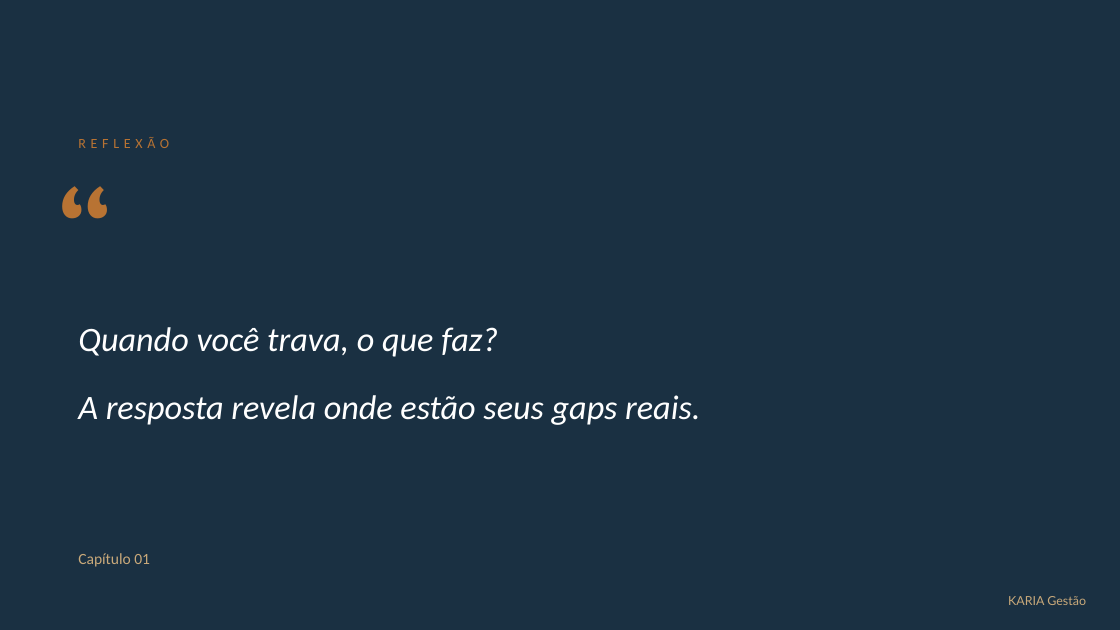
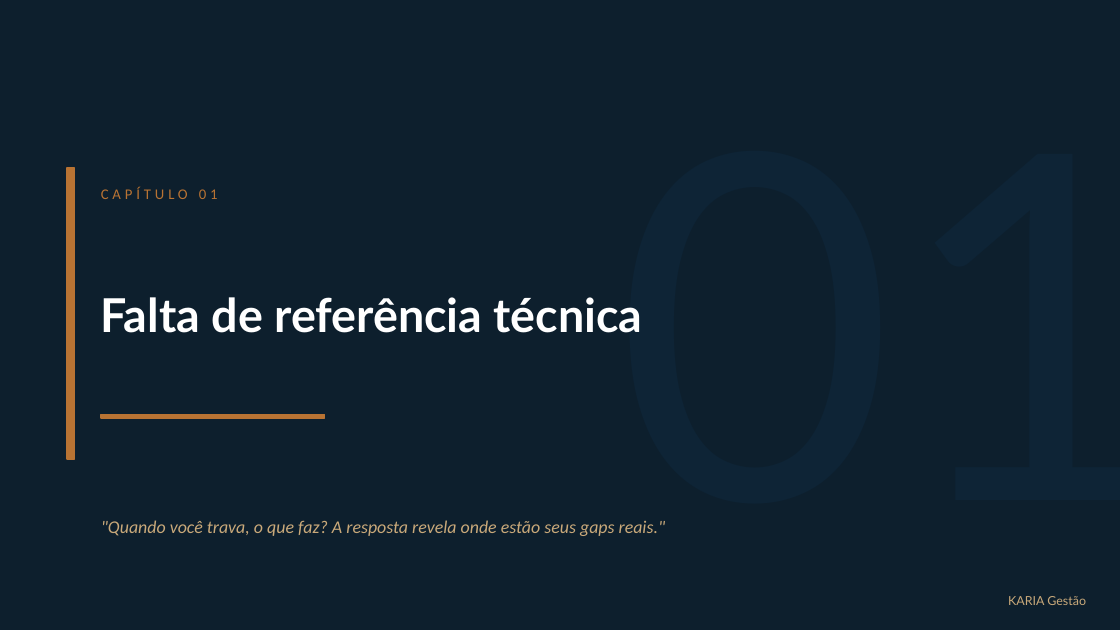
Before and after one commit to kariagestao/kariagestao.github.io, a slide deck: slide 4 of codigo-controller.pptx (slide 9 before the commit). Drawn at 1120x630 pixels with LibreOffice and Linux fonts; fonts in the diff are those of the drawing. Boxes give left, top, right and bottom in pixels: in the first picture for what was removed or moved away, otherwise in the second. Text is boxed around its words. In the diff, an @@ line names an element or a change of style, - is before the commit and + after.

```diff
--- a/codigo-controller.pptx
+++ b/codigo-controller.pptx
@@ background #1A3042 to #0D1F2D @@
@@ text removed at (78, 137, 169, 148) @@
-REFLEXÃO
@@ text removed at (56, 162, 179, 297) @@
-“
@@ rectangle added at (67, 168, 75, 459), fill #B87333, outline #B87333 1 pt @@
@@ text at (101, 186, 218, 199): text changed; size 10 to 9.5 pt; text colour #C9A97A to #B87333 @@
-Capítulo 01
+CAPÍTULO 01
@@ text added at (101, 297, 643, 333), 30 pt, text #FFFFFF, bold @@
+Falta de referência técnica
@@ text added at (616, 307, 1120, 533), 310 pt, text #0E2436 @@
+01
@@ rectangle added at (101, 414, 325, 419), fill #B87333, outline #B87333 1 pt @@
@@ text at (101, 520, 666, 536): text changed; size 22 to 11.5 pt; text colour #FFFFFF to #C9A97A @@
-Quando você trava, o que faz?
-A resposta revela onde estão seus gaps reais.
+"Quando você trava, o que faz? A resposta revela onde estão seus gaps reais."
```
Also in this commit, not shown: 11 other slides changed, 2 slides added, 18 slides removed.
